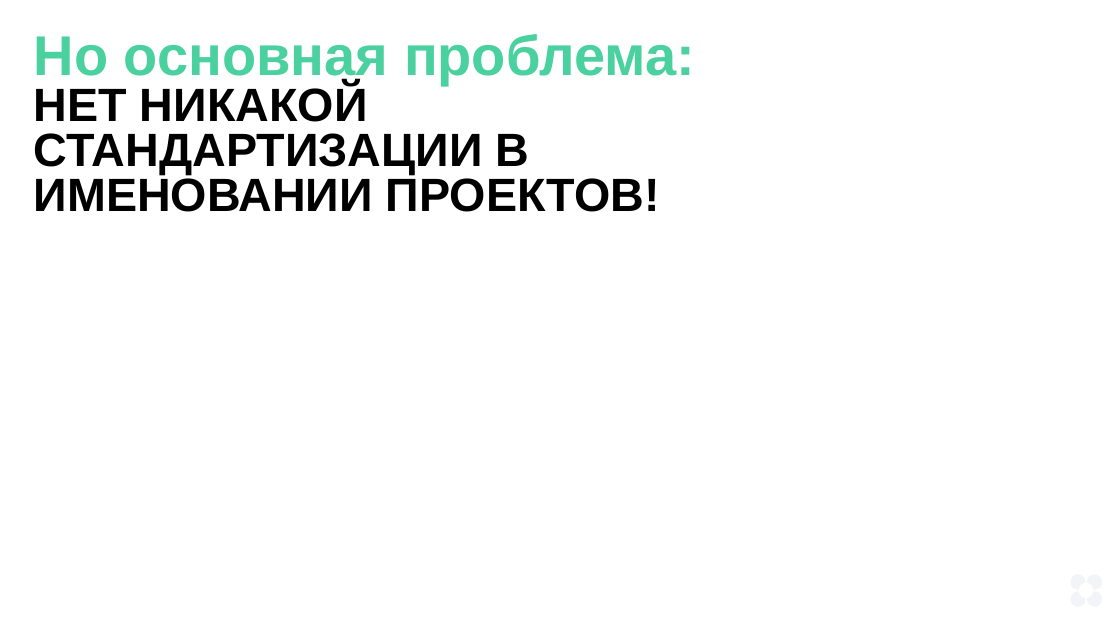
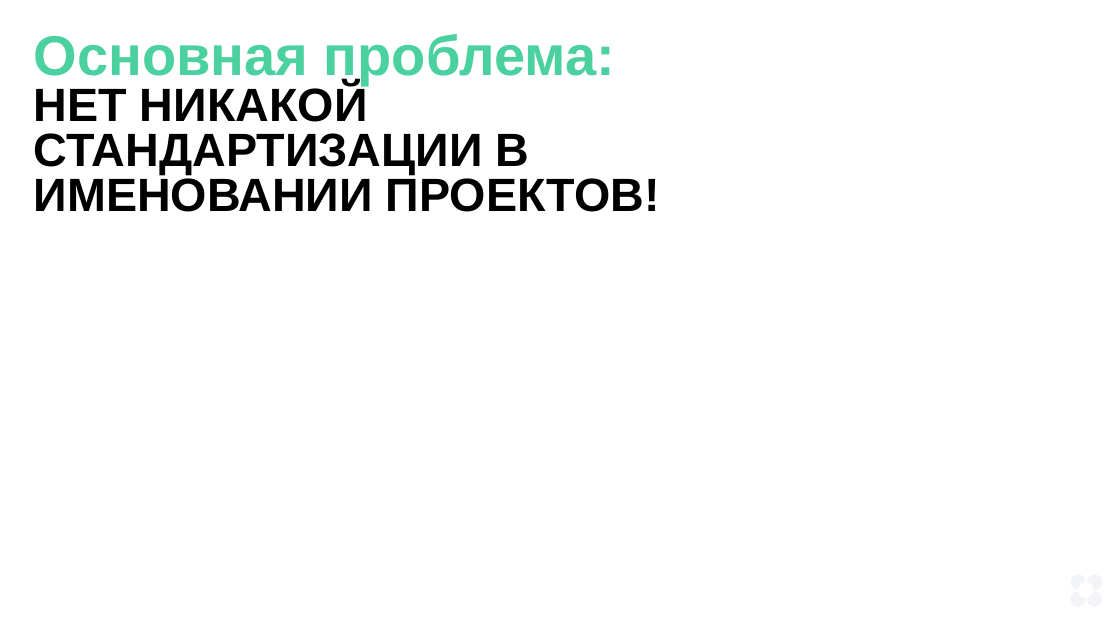
Before and after one commit to tyan/ML_learn, a slide deck: slide 6 of Diploma/presentation.pptx. Drawn at 1120x630 pixels with LibreOffice and Linux fonts; fonts in the diff are those of the drawing. Boxes give left, top, right and bottom in pixels: in the first picture for what was removed or moved away, otherwise in the second. Text is boxed around its words. In the diff, an @@ line names an element or a change of style, - is before the commit and + after.

```diff
--- a/Diploma/presentation.pptx
+++ b/Diploma/presentation.pptx
@@ text at bbox=[34, 34, 615, 85]: text changed @@
-Но основная проблема:
+Основная проблема:
```
Also in this commit, not shown: 20 other slides changed, 10 slides added, 1 other file.
